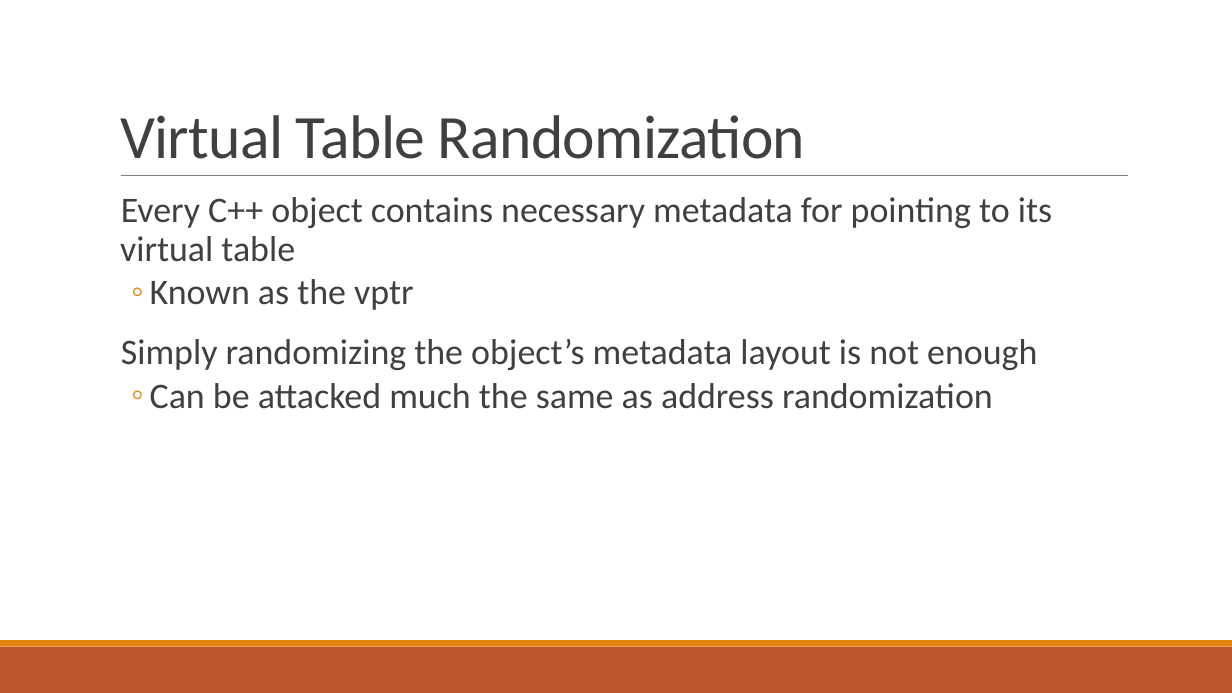
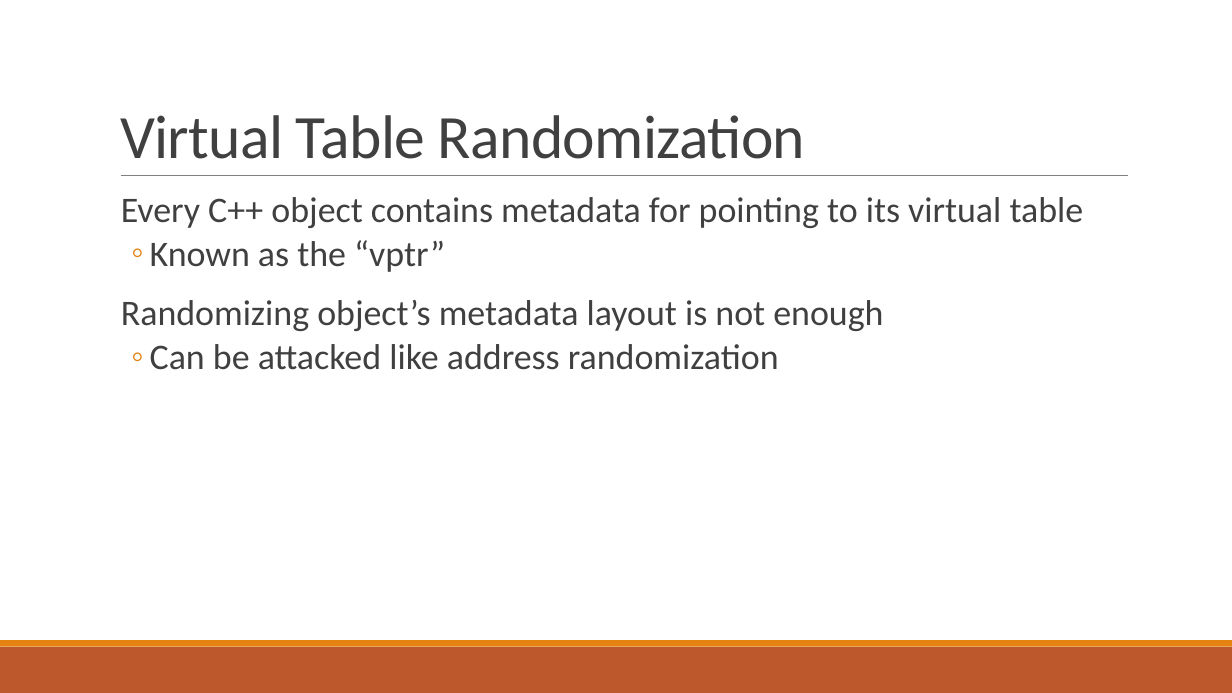
Before and after one commit to bretafinley/coop, a slide deck: slide 28 of COOP.pptx. Drawn at 1232x693 pixels with LibreOffice and Linux fonts; fonts in the diff are those of the drawing. Boxes give left, top, right and bottom in pixels: in the first picture for what was removed or moved away, otherwise in the second. Text is boxed around its words. In the diff, an @@ line names an element or a change of style, - is before the commit and + after.

```diff
--- a/COOP.pptx
+++ b/COOP.pptx
@@ text at box(121, 197, 1084, 370): text changed @@
-  Every C++ object contains necessary metadata for pointing to its virtual table
-  ◦ Known as the vptr
-  Simply randomizing the object’s metadata layout is not enough
-  ◦ Can be attacked much the same as address randomization
+  Every C++ object contains metadata for pointing to its virtual table
+  ◦ Known as the “vptr”
+  Randomizing object’s metadata layout is not enough
+  ◦ Can be attacked like address randomization
```
Also in this commit, not shown: 32 other slides changed.
